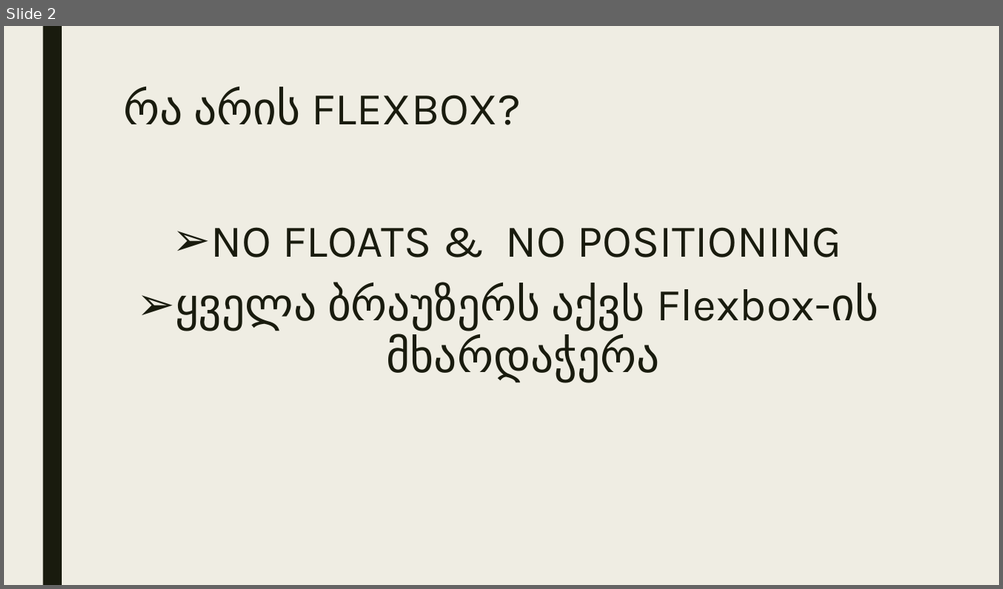
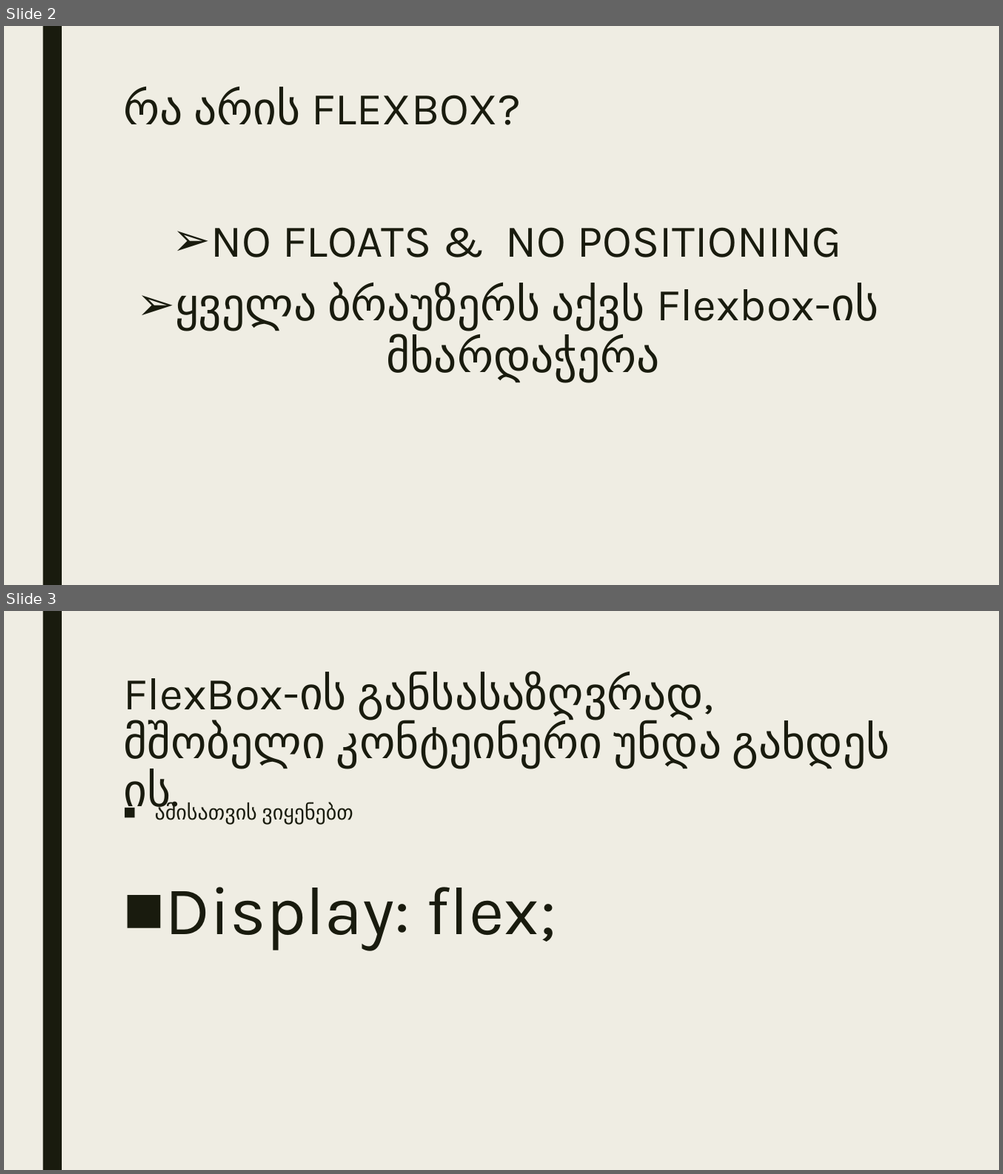
Before and after one commit to somebodyys/GAU_HTML-CSS, a slide deck: Presentation/FlexBOx.pptx. Shown one above the other, each under a label of ours: slide 2 before the commit, slides 2 and 3 after it. The pictures are 1003x589 and 1003x1174 pixels, drawn with LibreOffice and Linux fonts; fonts in the diff are those of the drawing. Boxes give left, top, right and bottom in pixels: in the first picture for what was removed or moved away, otherwise in the second. Text is boxed around its words. In the diff, an @@ line names an element or a change of style, - is before the commit and + after.

```diff
--- a/Presentation/FlexBOx.pptx
+++ b/Presentation/FlexBOx.pptx
@@ slide 3 added at [4, 611, 999, 1170], background #EFEDE3; not listed: 1 template element that a slide beside it also shows @@
@@ title added at [123, 672, 890, 817], 44 pt, text #191B0E @@
+FlexBox-ის განსასაზღვრად, მშობელი კონტეინერი უნდა გახდეს ის.
@@ text added at [155, 803, 557, 950], 20 pt, text #191B0E @@
+■ ამისათვის ვიყენებთ
+■ Display: flex;
```
Also in this commit, not shown: 2 other slides added, 1 slide removed.
